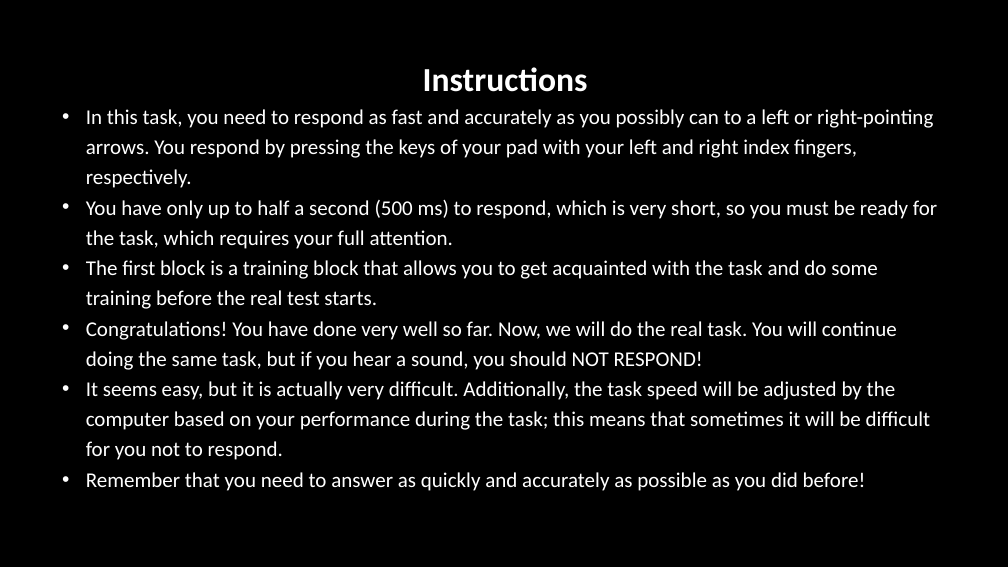
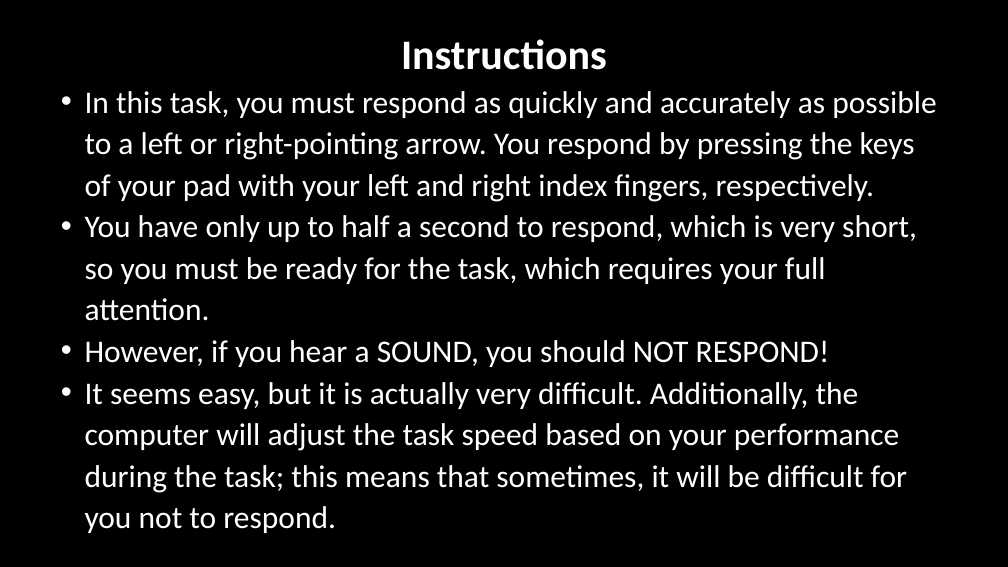
Before and after one commit to LabBench-Society/Protocols, a slide deck: slide 7 of docs/stopsignal/Images.pptx. Drawn at 1008x567 pixels with LibreOffice and Linux fonts; fonts in the diff are those of the drawing. Boxes give left, top, right and bottom in pixels: in the first picture for what was removed or moved away, otherwise in the second. Text is boxed around its words. In the diff, an @@ line names an element or a change of style, - is before the commit and + after.

```diff
--- a/docs/stopsignal/Images.pptx
+++ b/docs/stopsignal/Images.pptx
@@ text "Instructions": place and size @@
-text "Instructions" at [86, 67, 937, 491]
+text "Instructions" at [85, 39, 936, 533]
@@ text at [401, 39, 607, 70]: size 32 to 40 pt in "Instructions" @@
@@ text at [85, 91, 936, 533]: text changed; size 20 to 30 pt @@
-• In this task, you need to respond as fast and accurately as you possibly can to a left or right-pointing arrows. You respond by pressing the keys of your pad with your left and right index fingers, respectively.
-• You have only up to half a second (500 ms) to respond, which is very short, so you must be ready for the task, which requires your full attention.
-• The first block is a training block that allows you to get acquainted with the task and do some training before the real test starts.
-• Congratulations! You have done very well so far. Now, we will do the real task. You will continue doing the same task, but if you hear a sound, you should NOT RESPOND!
-• It seems easy, but it is actually very difficult. Additionally, the task speed will be adjusted by the computer based on your performance during the task; this means that sometimes it will be difficult for you not to respond.
-• Remember that you need to answer as quickly and accurately as possible as you did before!
+• In this task, you must respond as quickly and accurately as possible to a left or right-pointing arrow. You respond by pressing the keys of your pad with your left and right index fingers, respectively.
+• You have only up to half a second to respond, which is very short, so you must be ready for the task, which requires your full attention.
+• However, if you hear a SOUND, you should NOT RESPOND!
+• It seems easy, but it is actually very difficult. Additionally, the computer will adjust the task speed based on your performance during the task; this means that sometimes, it will be difficult for you not to respond.
```
Also in this commit, not shown: 1 slide added, 5 other files.
